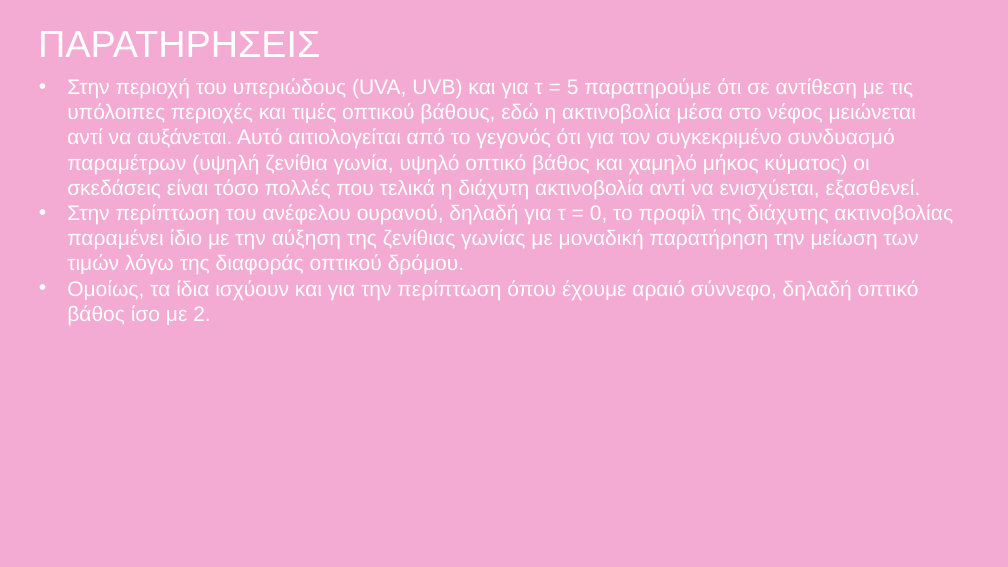
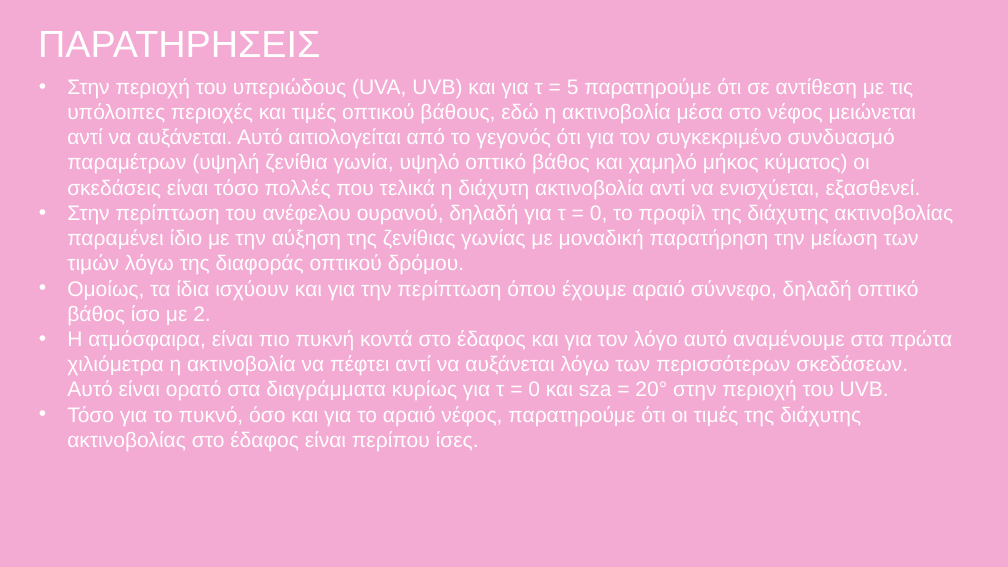
Before and after one commit to nadezsha/MSc---Applied-Meteorology-and-Environmental-Physics, a slide deck: slide 8 of Radiation and Atmosphere Interaction/Report 6/ΕργασίαΈξι.pptx. Drawn at 1008x567 pixels with LibreOffice and Linux fonts; fonts in the diff are those of the drawing. Boxes give left, top, right and bottom in pixels: in the first picture for what was removed or moved away, otherwise in the second. Text is boxed around its words. In the diff, an @@ line names an element or a change of style, - is before the commit and + after.

```diff
--- a/Radiation and Atmosphere Interaction/Report 6/ΕργασίαΈξι.pptx
+++ b/Radiation and Atmosphere Interaction/Report 6/ΕργασίαΈξι.pptx
@@ text at <box>67,330,953,451</box>: paragraphs added @@
+• Η ατμόσφαιρα, είναι πιο πυκνή κοντά στο έδαφος και για τον λόγο αυτό αναμένουμε στα πρώτα χιλιόμετρα η ακτινοβολία να πέφτει αντί να αυξάνεται λόγω των περισσότερων σκεδάσεων. Αυτό είναι ορατό στα διαγράμματα κυρίως για τ = 0 και sza = 20° στην περιοχή του UVB.
+• Τόσο για το πυκνό, όσο και για το αραιό νέφος, παρατηρούμε ότι οι τιμές της διάχυτης ακτινοβολίας στο έδαφος είναι περίπου ίσες.
```
Also in this commit, not shown: 5 other slides changed.
